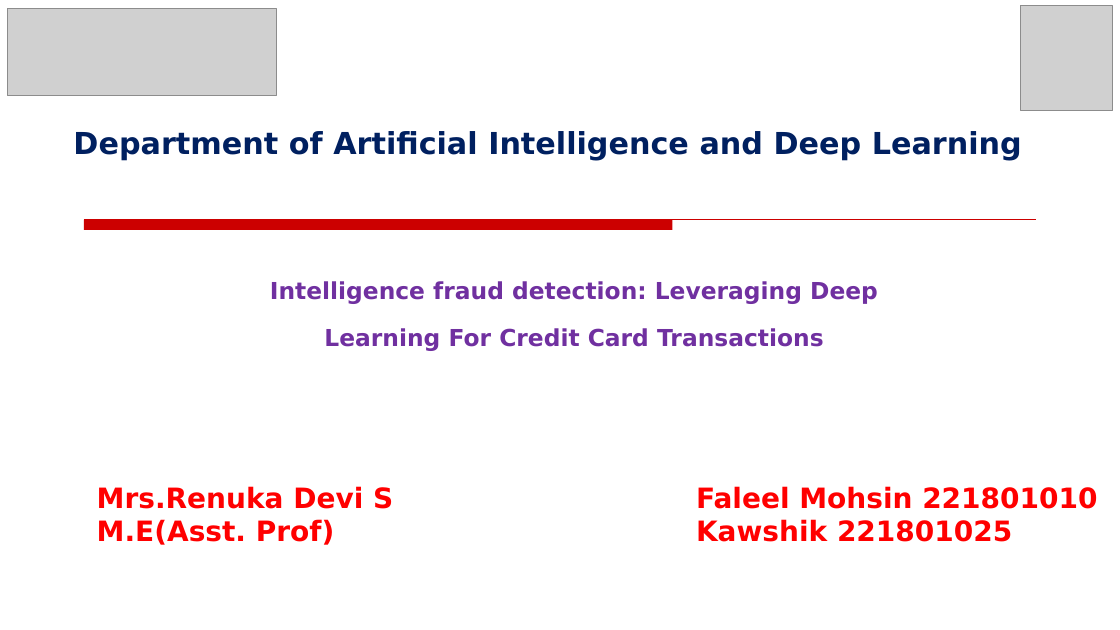
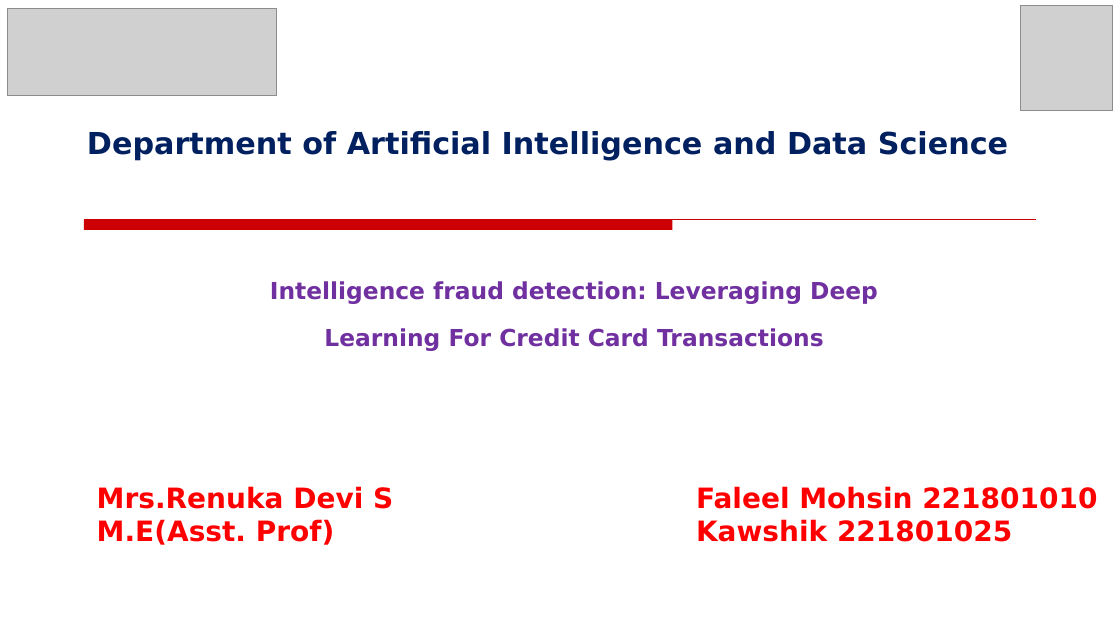
Before and after one commit to faleel03/Mini-Project-on-Data_Science, a slide deck: slide 1 of PPT/Final_Review_ppt.pptx. Drawn at 1120x630 pixels with LibreOffice and Linux fonts; fonts in the diff are those of the drawing; grey boxes stand for pictures; background and template pictures are left out. Boxes give left, top, right and bottom in pixels: in the first picture for what was removed or moved away, otherwise in the second. Text is boxed around its words. In the diff, an @@ line names an element or a change of style, - is before the commit and + after.

```diff
--- a/PPT/Final_Review_ppt.pptx
+++ b/PPT/Final_Review_ppt.pptx
@@ text at (87, 131, 1008, 160): text changed @@
-Department of Artificial Intelligence and Deep Learning
+Department of Artificial Intelligence and Data Science
```
Also in this commit, not shown: 1 other file.
